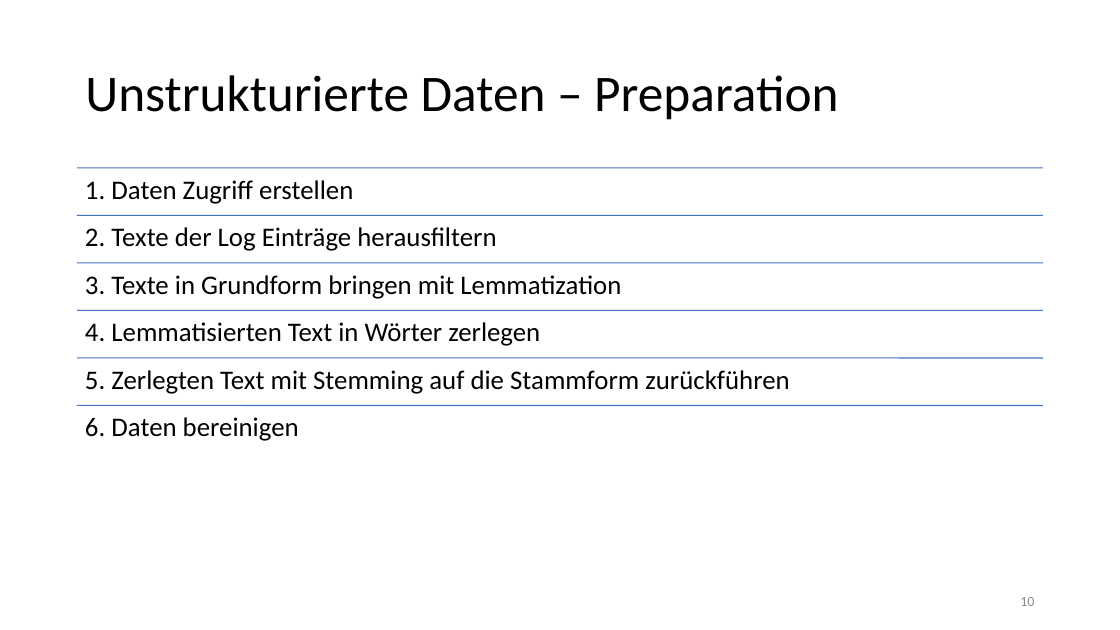
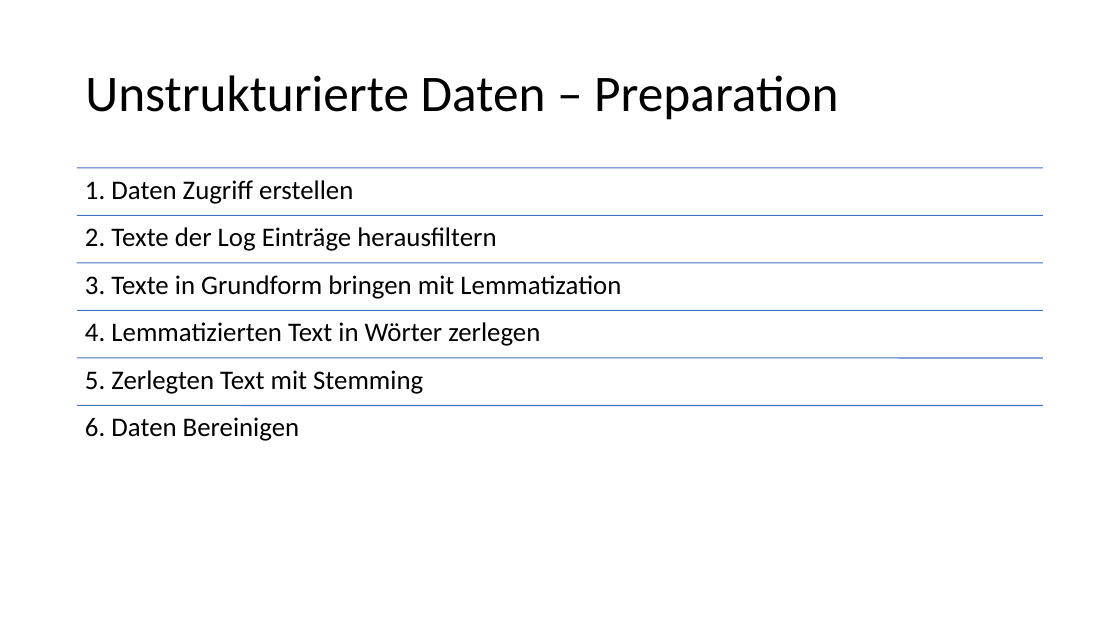
Before and after one commit to Flitschi7/big-data-management, a slide deck: slide 12 of Organisational/Dokumentation HHZ Rocket Project.pptx (slide 10 before the commit). Drawn at 1120x630 pixels with LibreOffice and Linux fonts; fonts in the diff are those of the drawing. Boxes give left, top, right and bottom in pixels: in the first picture for what was removed or moved away, otherwise in the second. Text is boxed around its words. In the diff, an @@ line names an element or a change of style, - is before the commit and + after.

```diff
--- a/Organisational/Dokumentation HHZ Rocket Project.pptx
+++ b/Organisational/Dokumentation HHZ Rocket Project.pptx
@@ text at [85,322,540,346]: text changed @@
-4. Lemmatisierten Text in Wörter zerlegen
+4. Lemmatizierten Text in Wörter zerlegen
@@ text at [85,370,423,394]: text changed @@
-5. Zerlegten Text mit Stemming auf die Stammform zurückführen
+5. Zerlegten Text mit Stemming
@@ text at [85,417,299,441]: text changed @@
-6. Daten bereinigen
+6. Daten Bereinigen
@@ page number removed at [1020,597,1034,606] @@
-10
```
Also in this commit, not shown: 23 other slides changed, 9 slides added, 6 slides removed.
